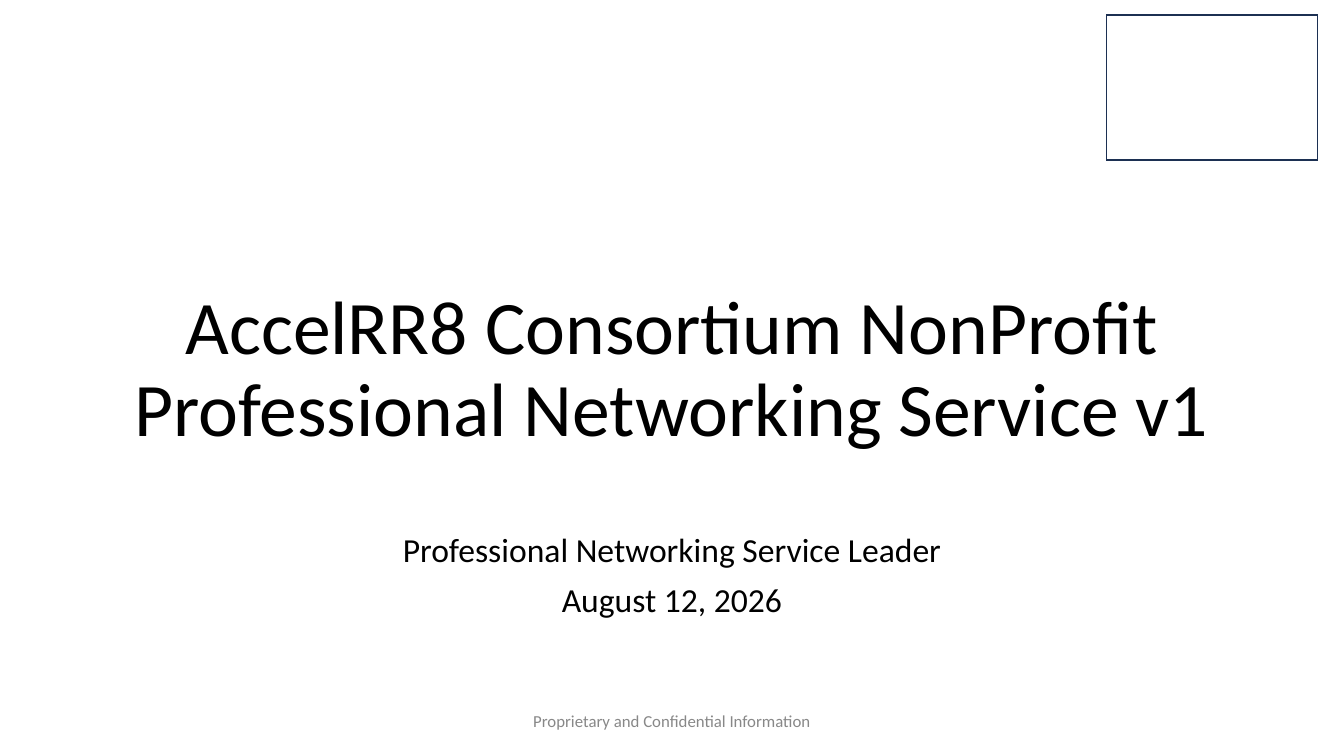
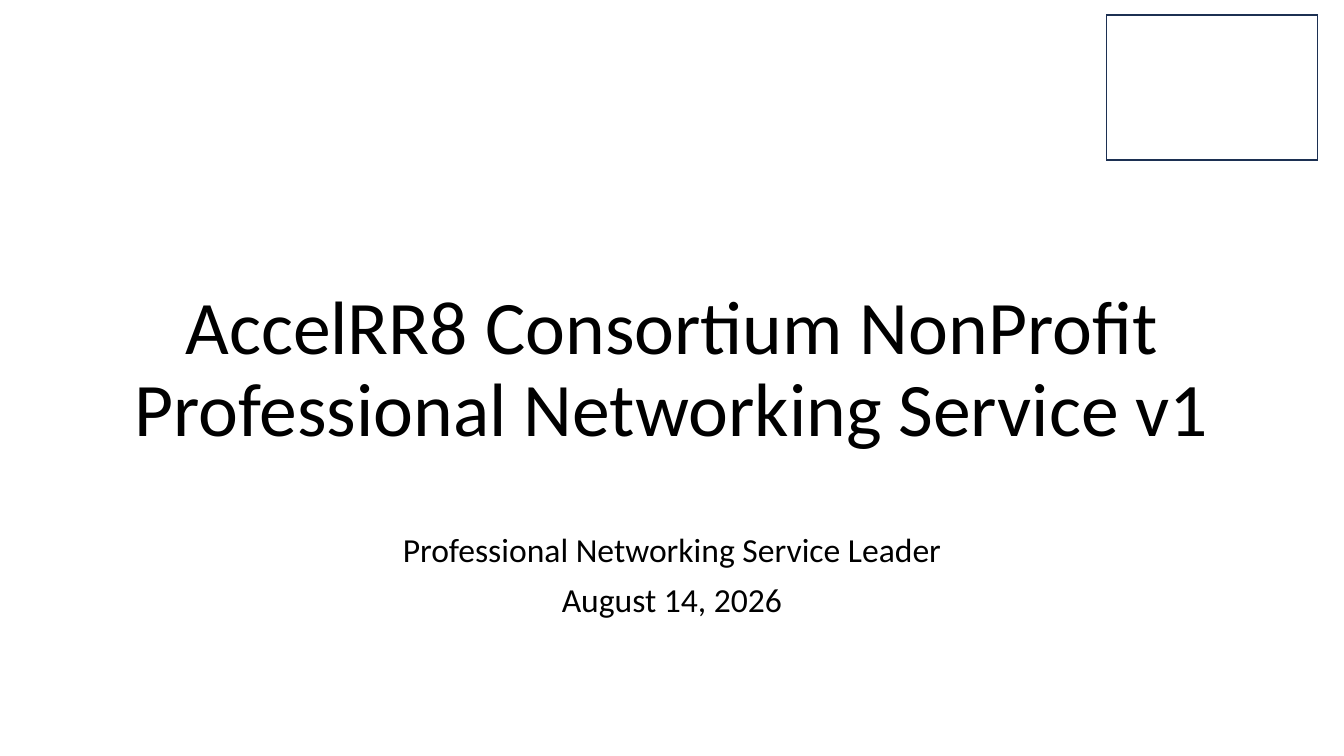
Before and after one commit to AccelRR8-Consortium-NonProfit/Management-Public, a slide deck: slide 1 of docs/2_Value_Creation/2a_Product/Professional_Networking/Professional_Networking_v1_Deliverables_Overview.pptx. Drawn at 1344x756 pixels with LibreOffice and Linux fonts; fonts in the diff are those of the drawing; background and template pictures are left out. Boxes give left, top, right and bottom in pixels: in the first picture for what was removed or moved away, otherwise in the second. Text is boxed around its words. In the diff, an @@ line names an element or a change of style, - is before the commit and + after.

Commit message:
Improved Product Repository - Professional Networking v1 Deliverables

```diff
--- a/docs/2_Value_Creation/2a_Product/Professional_Networking/Professional_Networking_v1_Deliverables_Overview.pptx
+++ b/docs/2_Value_Creation/2a_Product/Professional_Networking/Professional_Networking_v1_Deliverables_Overview.pptx
@@ subtitle at [562,589,782,618]: text changed @@
-August 12, 2026
+August 14, 2026
@@ text removed at [533,715,811,730] @@
-Proprietary and Confidential Information
```
Also in this commit, not shown: 9 other slides changed, 6 other files.
